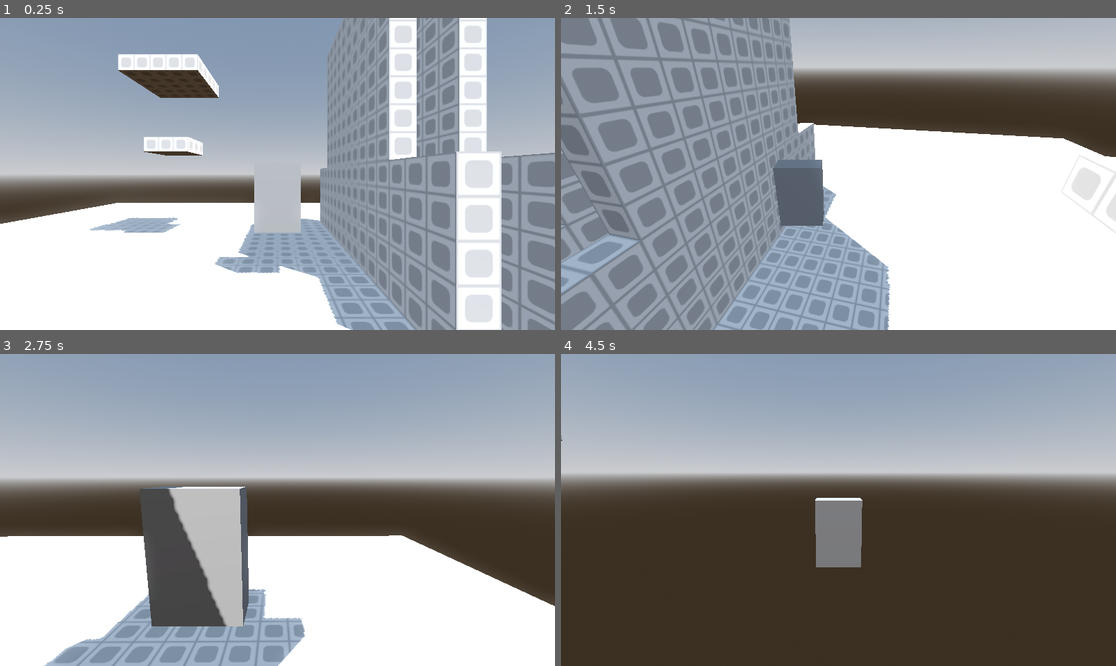
Above: before the commit, frames 1-4 (two rows, left to right).
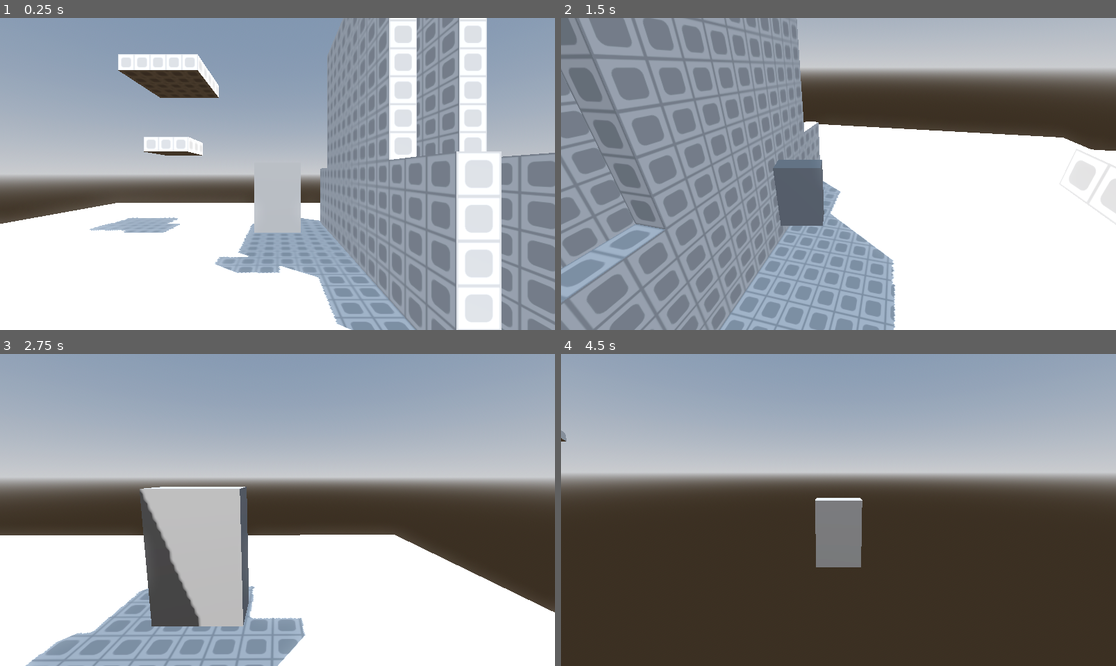
Above: after the commit, the same moments.

Repository: Natelytle/jomolith
Game: Godot game, scene res://Scenes/main.tscn
Two runs of this game, one before a commit and one after it. Both use one fixed random seed, a clock stepped at 60 frames per second and the inputs below.
Inputs (mouse positions are in pixels of both pictures, inside the frame that each line leads up to):
- Up to frame 1 (0.25 s): no input
- Up to frame 2 (1.5 s): move the mouse to (960, 158) at 0.52 s; hold D (right) 0.53-1.28 s; hold Right mouse button (right_click) 0.53-1.28 s; tap Space (jump) at 0.77 s; move the mouse to (727, 189) at 1.27 s; hold S (backward) from 1.28 s (still down); tap Shift (shift_lock) at 1.35 s
- Up to frame 3 (2.75 s): tap Space (jump) at 1.52 s; move the mouse to (288, 503) at 2.02 s; release S (backward) at 2.03 s; hold W (forward) from 2.03 s (still down); tap Mouse wheel up (zoom_in) at 2.1 s
- Up to frame 4 (4.5 s): keep holding W (forward); move the mouse to (832, 516) at 2.77 s; tap Mouse wheel down (zoom_out) at 2.85 s; tap Space (jump) at 3.02, 3.77 s; move the mouse to (877, 513) at 3.52 s; hold Right mouse button (right_click) 3.53-4.28 s; tap Enter at 4.25 s; move the mouse to (794, 506) at 4.27 s; tap Shift (shift_lock) at 4.35 s

The runs differ from the first frame. In frame 1, less than 0.1% of the frame differs, in the area x 4-99%, y 17-100%; in frame 2, 19%, in the area x 0-100%, y 0-100%; in frame 3, 6.3%; in frame 4, less than 0.1%.

Commit message:
Revert jumping change and add some feel changes

Diff:
--- a/Scenes/main.tscn
+++ b/Scenes/main.tscn
@@ -82,14 +82,14 @@
 material = SubResource("StandardMaterial3D_jjvhh")
 
 [node name="CSGBox3D7" type="CSGBox3D" parent="Stage/CSGBox3D"]
-transform = Transform3D(1, 0, 0, 0, 1, 0, 0, 0, 1, 7, 3, -3)
+transform = Transform3D(1, 0, 0, 0, 1, 0, 0, 0, 1, 7, 3, -3.5)
 use_collision = true
-size = Vector3(1, 5, 16)
+size = Vector3(1, 5, 17)
 material = SubResource("StandardMaterial3D_kry3j")
 
 [node name="CSGBox3D8" type="CSGBox3D" parent="Stage/CSGBox3D"]
-transform = Transform3D(1, 0, 0, 0, 1, 0, 0, 0, 1, 7, 10, -3)
-size = Vector3(1, 9, 10)
+transform = Transform3D(1, 0, 0, 0, 1, 0, 0, 0, 1, 7, 10, -3.5)
+size = Vector3(1, 9, 11)
 material = SubResource("StandardMaterial3D_21xkr")
 
 [node name="CSGBox3D5" type="CSGBox3D" parent="Stage/CSGBox3D"]
@@ -135,49 +135,49 @@
 target_position = Vector3(0, -3.5, 0)
 
 [node name="Left" type="Node3D" parent="Player/PlayerCenter/PlayerLegs"]
-transform = Transform3D(1, 0, 0, 0, 1, 0, 0, 0, 1, -0.95, 0, 0)
+transform = Transform3D(1, 0, 0, 0, 1, 0, 0, 0, 1, -0.99, 0, 0)
 
 [node name="RayCast3D" type="RayCast3D" parent="Player/PlayerCenter/PlayerLegs/Left"]
 target_position = Vector3(0, -3.5, 0)
 
 [node name="Right" type="Node3D" parent="Player/PlayerCenter/PlayerLegs"]
-transform = Transform3D(1, 0, 0, 0, 1, 0, 0, 0, 1, 0.95, 0, 0)
+transform = Transform3D(1, 0, 0, 0, 1, 0, 0, 0, 1, 0.99, 0, 0)
 
 [node name="RayCast3D" type="RayCast3D" parent="Player/PlayerCenter/PlayerLegs/Right"]
 target_position = Vector3(0, -3.5, 0)
 
 [node name="Front" type="Node3D" parent="Player/PlayerCenter/PlayerLegs"]
-transform = Transform3D(1, 0, 0, 0, 1, 0, 0, 0, 1, 0, 0, -0.45)
+transform = Transform3D(1, 0, 0, 0, 1, 0, 0, 0, 1, 0, 0, -0.49)
 
 [node name="RayCast3D" type="RayCast3D" parent="Player/PlayerCenter/PlayerLegs/Front"]
 target_position = Vector3(0, -3.5, 0)
 
 [node name="Back" type="Node3D" parent="Player/PlayerCenter/PlayerLegs"]
-transform = Transform3D(1, 0, 0, 0, 1, 0, 0, 0, 1, 0, 0, 0.45)
+transform = Transform3D(1, 0, 0, 0, 1, 0, 0, 0, 1, 0, 0, 0.49)
 
 [node name="RayCast3D" type="RayCast3D" parent="Player/PlayerCenter/PlayerLegs/Back"]
 target_position = Vector3(0, -3.5, 0)
 
 [node name="FrontLeft" type="Node3D" parent="Player/PlayerCenter/PlayerLegs"]
-transform = Transform3D(1, 0, 0, 0, 1, 0, 0, 0, 1, -0.95, 0, -0.45)
+transform = Transform3D(1, 0, 0, 0, 1, 0, 0, 0, 1, -0.99, 0, -0.49)
 
 [node name="RayCast3D" type="RayCast3D" parent="Player/PlayerCenter/PlayerLegs/FrontLeft"]
 target_position = Vector3(0, -3.5, 0)
 
 [node name="FrontRight" type="Node3D" parent="Player/PlayerCenter/PlayerLegs"]
-transform = Transform3D(1, 0, 0, 0, 1, 0, 0, 0, 1, 0.95, 0, -0.45)
+transform = Transform3D(1, 0, 0, 0, 1, 0, 0, 0, 1, 0.99, 0, -0.49)
 
 [node name="RayCast3D" type="RayCast3D" parent="Player/PlayerCenter/PlayerLegs/FrontRight"]
 target_position = Vector3(0, -3.5, 0)
 
 [node name="BackLeft" type="Node3D" parent="Player/PlayerCenter/PlayerLegs"]
-transform = Transform3D(1, 0, 0, 0, 1, 0, 0, 0, 1, -0.95, 0, 0.45)
+transform = Transform3D(1, 0, 0, 0, 1, 0, 0, 0, 1, -0.99, 0, 0.49)
 
 [node name="RayCast3D" type="RayCast3D" parent="Player/PlayerCenter/PlayerLegs/BackLeft"]
 target_position = Vector3(0, -3.5, 0)
 
 [node name="BackRight" type="Node3D" parent="Player/PlayerCenter/PlayerLegs"]
-transform = Transform3D(1, 0, 0, 0, 1, 0, 0, 0, 1, 0.95, 0, 0.45)
+transform = Transform3D(1, 0, 0, 0, 1, 0, 0, 0, 1, 0.99, 0, 0.49)
 
 [node name="RayCast3D" type="RayCast3D" parent="Player/PlayerCenter/PlayerLegs/BackRight"]
 target_position = Vector3(0, -3.5, 0)
--- a/Scripts/player.gd
+++ b/Scripts/player.gd
@@ -10,12 +10,11 @@
 const GROUND_ACCELERATION = 800
 const AIR_ACCELERATION = 150
 const JUMP_VELOCITY = 55
-const COYOTE_TIME = 0.08
+const COYOTE_TIME = 0.10
 const PICKLE_TIME = "All The Damn Time"
 
 var currentSpeed = 0
 var coyoteTimeTimer = 0
-var isOnFloor = false
 
 # camera
 const SHIFTLOCK_OFFSET = 1.75
@@ -58,13 +57,13 @@
 func _physics_process(delta: float) -> void:
 	var averageLength = hitboxLegs.get_average_length()
 
-	isOnFloor = averageLength < 2.0 && (linear_velocity.y < 0.5 or isOnFloor)
+	var isOnFloor = averageLength < 2
 
 	if not isOnFloor:
 		coyoteTimeTimer += delta
 	else:
-		# 1.65 perfectly counteracts gravity for some reason so we need to add it into our calc
-		set_axis_velocity(Vector3.UP * 1.65 + Vector3.UP * (2 - averageLength) * 50)
+		apply_central_force(-get_gravity())
+		set_axis_velocity(Vector3.UP * (2 - averageLength) * 50)
 		coyoteTimeTimer = 0
 
 	if Input.is_action_pressed("jump") and coyoteTimeTimer <= COYOTE_TIME:
@@ -77,7 +76,7 @@
 	var direction = (baseNode.transform.basis.rotated(Vector3.UP, camera.rotation.y) * Vector3(input_dir.x, 0, input_dir.y)).normalized()
 	var targetMovementVector = direction * MAX_SPEED
 
-	if isOnFloor:
+	if coyoteTimeTimer < COYOTE_TIME:
 		accelerate(targetMovementVector, GROUND_ACCELERATION)
 	else:
 		accelerate(targetMovementVector, AIR_ACCELERATION)
